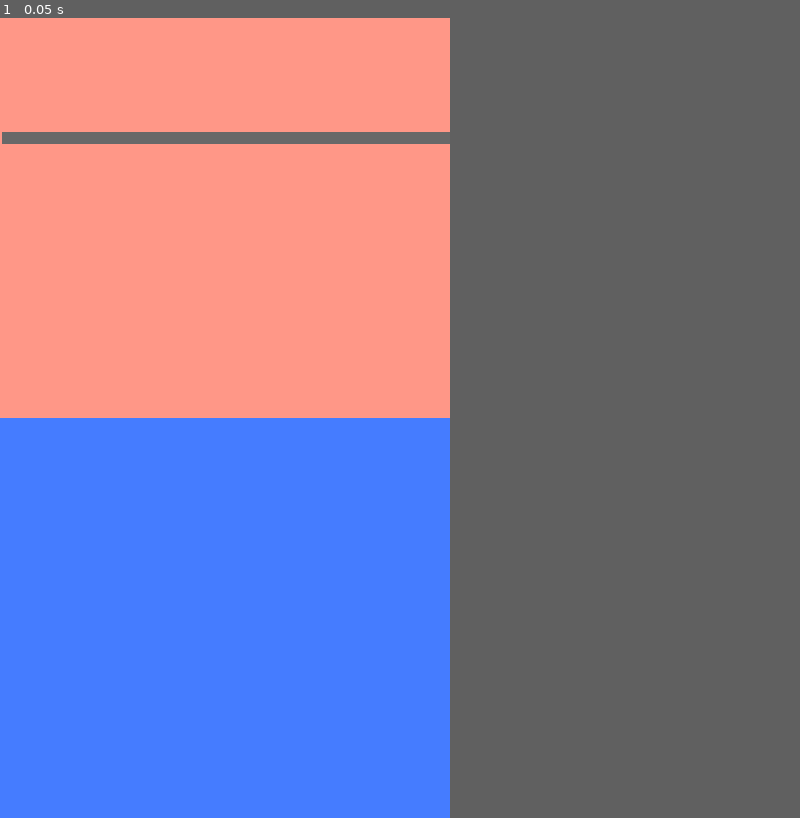
Above: before the commit, frame 1.
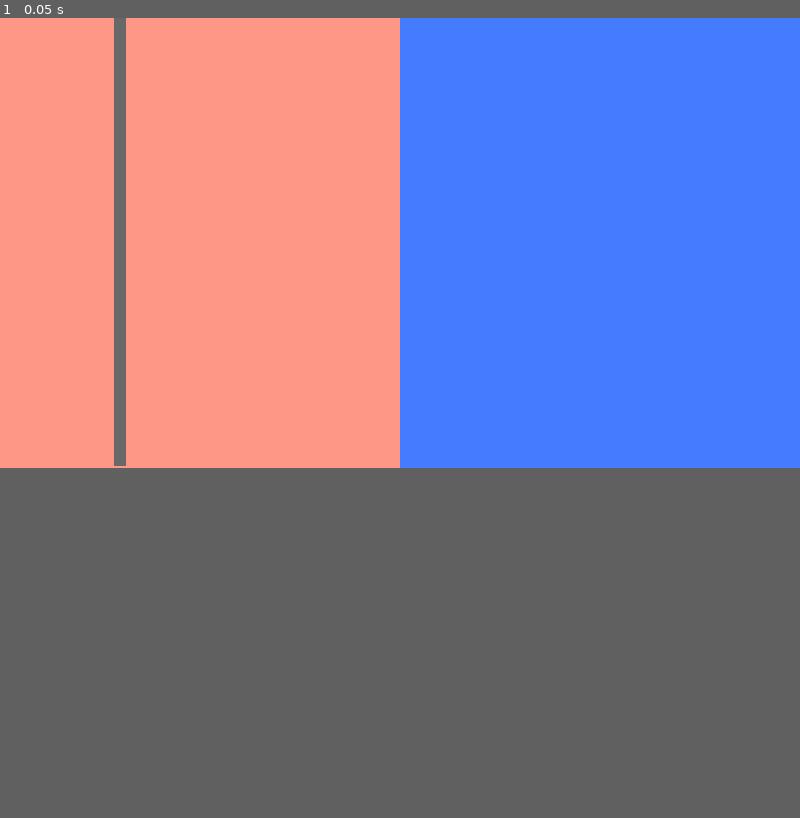
Above: after the commit, the same moment.

Repository: LucieFaure-Beaulande/neopong
Game: Godot game, scene res://Game/board/board.tscn
Two runs of this game, one before a commit and one after it. Both use one fixed random seed, a clock stepped at 60 frames per second and the inputs below.
Inputs:
- Up to frame 1 (0.05 s): no input
In our replay, the window is 450x800 before the commit and 800x450 after it. These sizes can differ from the game's own. Grey fills any space a smaller window leaves; there, only what the larger window draws over its background counts as a difference.

The runs differ from the first frame. In frame 1, 7.7% of the frame differs, in the area x 0-57%, y 0-57%.

Commit message:
rotate game to be horizontal

Diff:
--- a/Game/board/board.tscn
+++ b/Game/board/board.tscn
@@ -7,12 +7,15 @@
 size = Vector2(759, 314)
 
 [node name="Board" type="Node2D" unique_id=1187871317]
+position = Vector2(0, 720)
+rotation = -1.5707964
 
 [node name="ColorRect" type="ColorRect" parent="." unique_id=1737327288]
 offset_right = 720.0
 offset_bottom = 640.0
 mouse_filter = 1
 color = Color(1, 0.5904081, 0.5299569, 1)
+metadata/_edit_use_anchors_ = true
 
 [node name="ColorRect2" type="ColorRect" parent="." unique_id=1419195896]
 offset_top = 640.0
@@ -20,6 +23,7 @@
 offset_bottom = 1280.0
 mouse_filter = 1
 color = Color(0.26892668, 0.48667043, 1, 1)
+metadata/_edit_use_anchors_ = true
 
 [node name="Goalzone" parent="." unique_id=586597398 instance=ExtResource("2_uliie")]
 position = Vector2(362, 193)
--- a/project.godot
+++ b/project.godot
@@ -17,8 +17,8 @@
 
 [display]
 
-window/size/viewport_width=720
-window/size/viewport_height=1280
+window/size/viewport_width=1280
+window/size/viewport_height=720
 window/stretch/mode="canvas_items"
 window/stretch/aspect="expand"
 window/handheld/orientation=5
